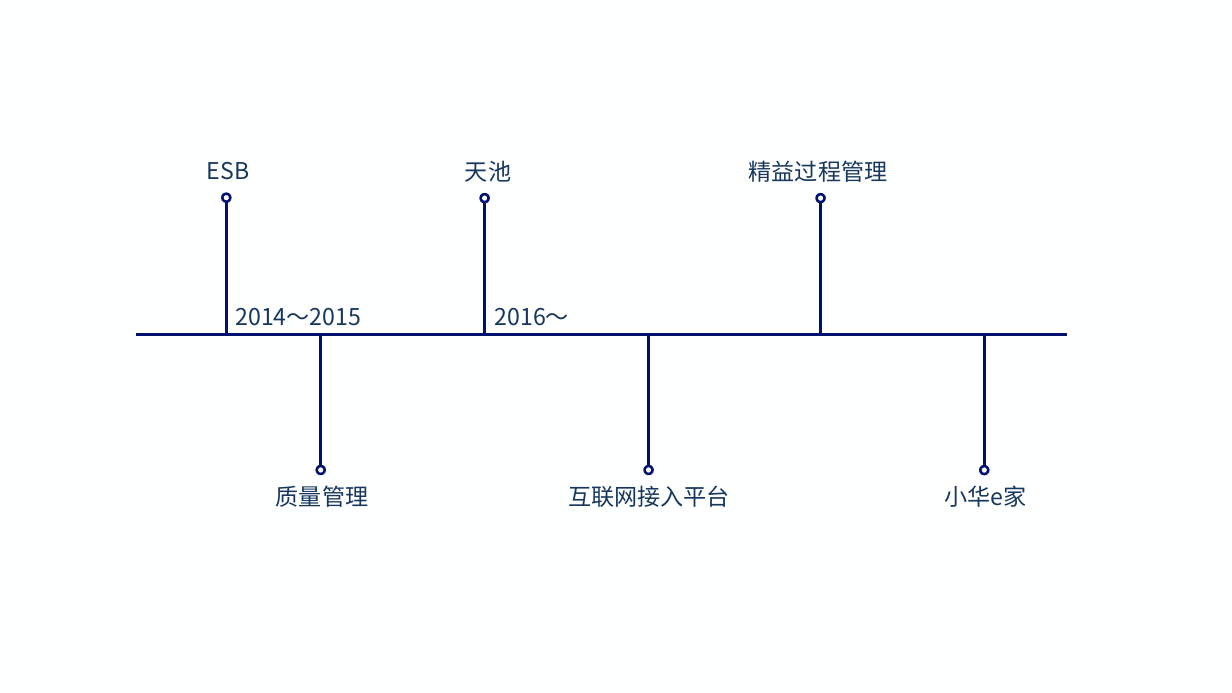
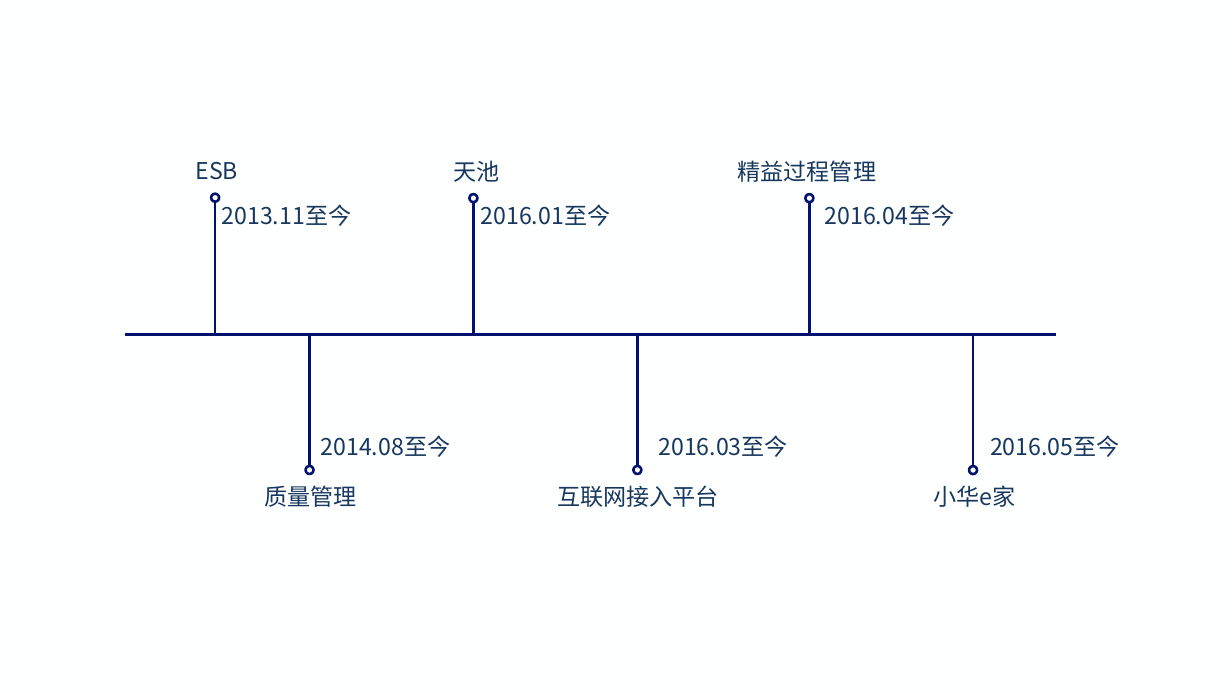
Before and after one commit to Jinzy/Primetonkb, a slide deck: slide 9 of 经验技巧总结/演讲：客户价值规划/客户价值规划.pptx. Drawn at 1232x693 pixels with LibreOffice and Linux fonts; fonts in the diff are those of the drawing; background and template pictures are left out. Boxes give left, top, right and bottom in pixels: in the first picture for what was removed or moved away, otherwise in the second. Text is boxed around its words. In the diff, an @@ line names an element or a change of style, - is before the commit and + after.

```diff
--- a/经验技巧总结/演讲：客户价值规划/客户价值规划.pptx
+++ b/经验技巧总结/演讲：客户价值规划/客户价值规划.pptx
@@ text added at (x1=222, y1=204, x2=352, y2=226), 18 pt, text #17375E @@
+2013.11至今
@@ text at (x1=481, y1=204, x2=611, y2=226): text changed @@
-2016～
+2016.01至今
@@ text added at (x1=825, y1=204, x2=955, y2=226), 18 pt, text #17375E @@
+2016.04至今
@@ text removed at (x1=235, y1=307, x2=361, y2=326) @@
-2014～2015
@@ text added at (x1=321, y1=435, x2=451, y2=457), 18 pt, text #17375E @@
+2014.08至今
@@ text added at (x1=659, y1=435, x2=789, y2=457), 18 pt, text #17375E @@
+2016.03至今
@@ text added at (x1=990, y1=435, x2=1120, y2=457), 18 pt, text #17375E @@
+2016.05至今
@@ 7 lines, 6 texts, 6 ellipses moved together from (x1=136, y1=160, x2=1067, y2=507) to (x1=125, y1=160, x2=1056, y2=507) @@
```
Also in this commit, not shown: 1 slide added.
